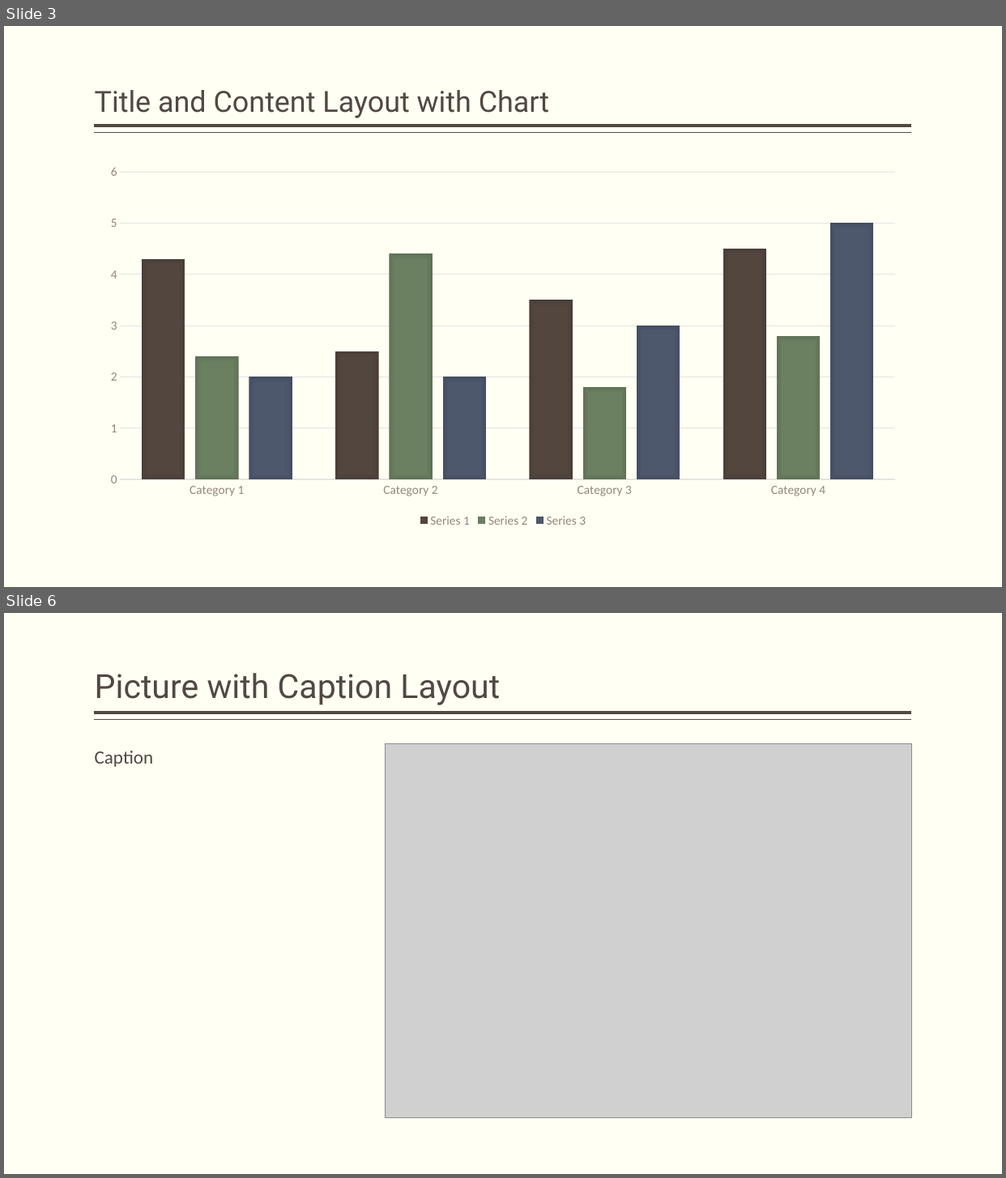
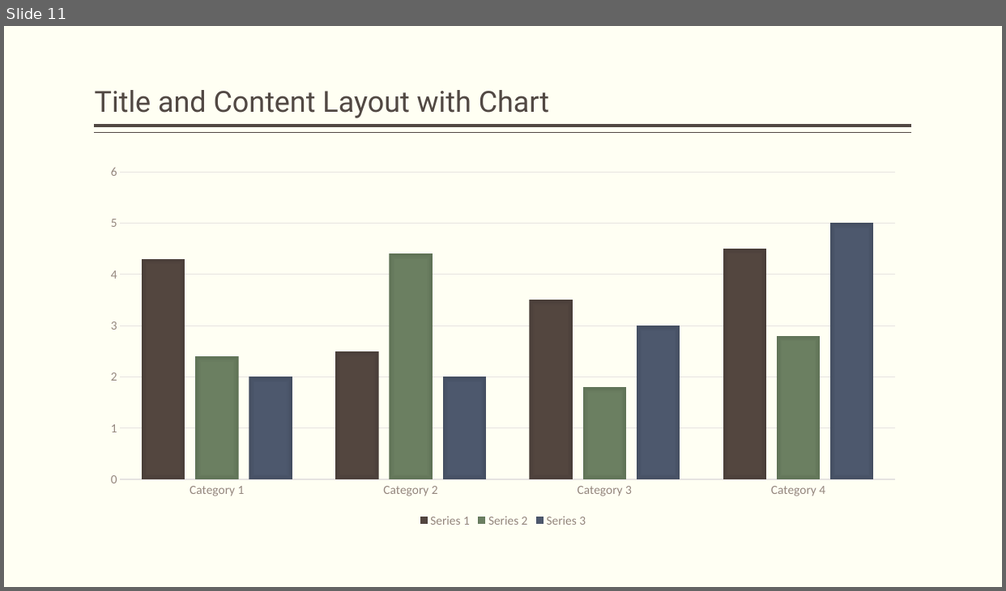
Before and after one commit to as-az01/QA-ProductDevDM05, a slide deck: LibrarySystemValidation.pptx. Shown one above the other, each under a label of ours: slides 3 and 6 before the commit, slide 11 after it; the slides between them are not shown. The pictures are 1006x1178 and 1006x591 pixels, drawn with LibreOffice and Linux fonts; fonts in the diff are those of the drawing; grey boxes stand for pictures. Boxes give left, top, right and bottom in pixels: in the first picture for what was removed or moved away, otherwise in the second. Text is boxed around its words. In the diff, an @@ line names an element or a change of style, - is before the commit and + after.

```diff
--- a/LibrarySystemValidation.pptx
+++ b/LibrarySystemValidation.pptx
@@ slide 6 removed at bbox=[4, 613, 1002, 1174], background #FFFFF3; not listed: 2 template elements that a slide beside it also shows @@
@@ title removed at bbox=[95, 673, 500, 705] @@
-Picture with Caption Layout
@@ text removed at bbox=[95, 751, 154, 767] @@
-Caption
@@ picture removed at bbox=[385, 744, 911, 1118] @@
@@ what was slide 3 is now slide 11 @@
```
Also in this commit, not shown: 2 slides changed, 9 slides added, 7 other slides removed, 2 other files.
